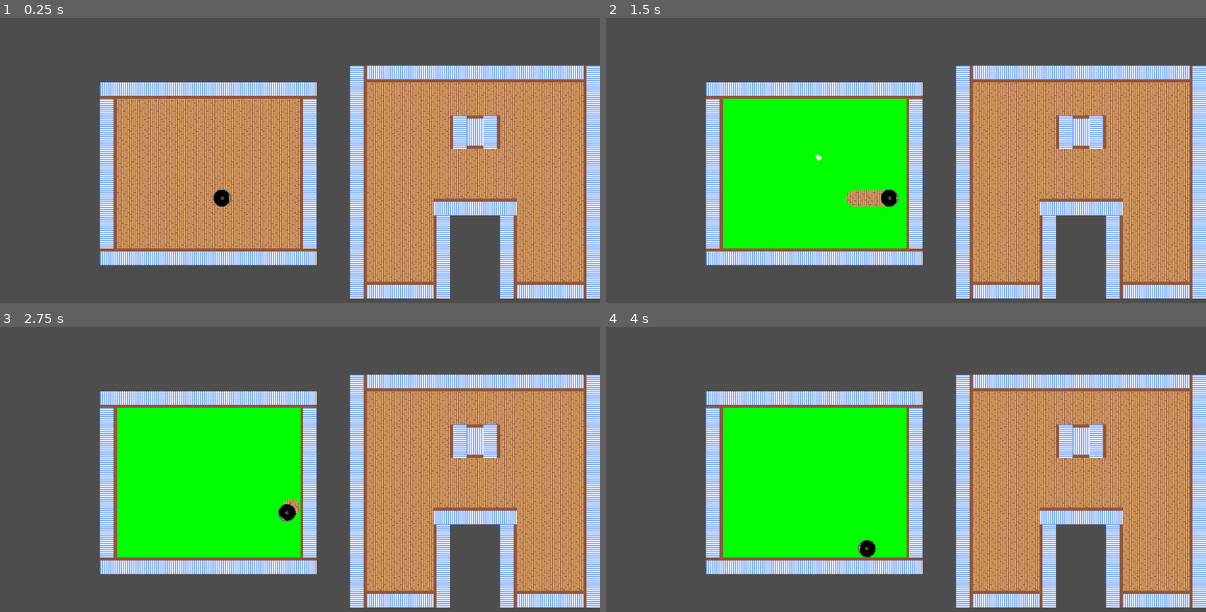
Above: before the commit, frames 1-4 (two rows, left to right).
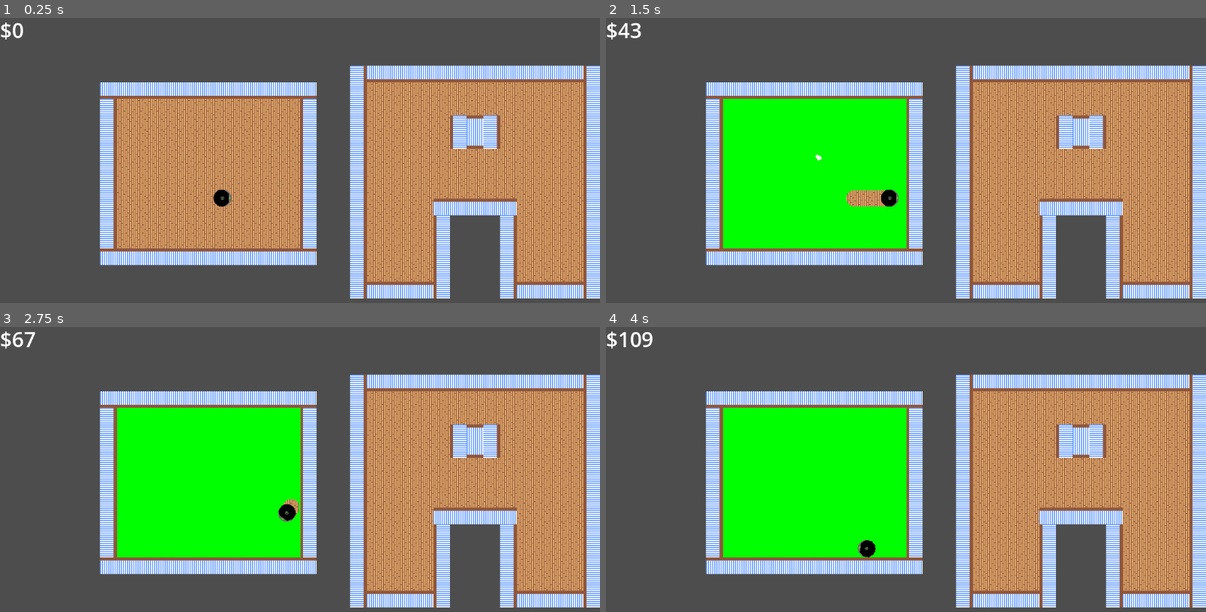
Above: after the commit, the same moments.

Repository: NatYoungren/roombot
Game: Godot game, scene res://scenes/test_level.tscn
Same seed, same stepped clock (60 frames per second), same inputs: the game is played once before the commit and once after it.
Inputs:
- Up to frame 1 (0.25 s): no input
- Up to frame 2 (1.5 s): tap Enter (ui_accept) at 0.5, 0.77 s; hold Left (ui_left) from 1.28 s (still down)
- Up to frame 3 (2.75 s): tap Enter (ui_accept) at 1.52, 2 s; release Left (ui_left) at 2.03 s
- Up to frame 4 (4 s): tap Enter (ui_accept) at 3.02, 3.77 s; hold Left (ui_left) from 3.53 s (still down)

The runs differ from the first frame. In frame 1, 0.1% of the frame differs, in the area x 0-4%, y 1-8%; in frame 2, 0.2%; in frame 3, 0.2%; in frame 4, 0.2%, in the area x 0-8%, y 1-8%.

Commit message:
Added money display

Diff:
--- a/roombot/global/state.gd
+++ b/roombot/global/state.gd
@@ -4,7 +4,12 @@
 var current_level: Node2D
 # var all_roombas: Array = []
 
-var money: float = 0.0
+var money: float:
+    set(value):
+        money = value
+        money_updated.emit(money)
+
+signal money_updated(new_amount: float)
 
 
 # TODO: Make a filth_manager, to manage multiple filth_layers.
--- a/roombot/scenes/test_level.tscn
+++ b/roombot/scenes/test_level.tscn
@@ -1,10 +1,12 @@
-[gd_scene load_steps=4 format=3 uid="uid://clbd3xh7l0wi5"]
+[gd_scene load_steps=5 format=3 uid="uid://clbd3xh7l0wi5"]
 
 [ext_resource type="PackedScene" uid="uid://pkn2ikxrwsv8" path="res://scenes/house.tscn" id="1_paw1w"]
+[ext_resource type="Script" uid="uid://dobnc4b3o76u7" path="res://scripts/test_level.gd" id="1_x4b8f"]
 [ext_resource type="PackedScene" uid="uid://dxauipst7macc" path="res://scenes/roomba_basic.tscn" id="2_j6w7d"]
 [ext_resource type="PackedScene" uid="uid://dvg8316hkghy" path="res://scenes/filth_layer.tscn" id="2_x4b8f"]
 
 [node name="test_level" type="Node2D"]
+script = ExtResource("1_x4b8f")
 
 [node name="House" parent="." instance=ExtResource("1_paw1w")]
 
@@ -14,3 +16,9 @@
 
 [node name="Roomba_Basic" parent="." instance=ExtResource("2_j6w7d")]
 position = Vector2(421, 351)
+
+[node name="Label" type="Label" parent="."]
+offset_right = 328.0
+offset_bottom = 55.0
+theme_override_font_sizes/font_size = 40
+text = "MONEY"
--- a/roombot/scripts/roomba_basic.gd
+++ b/roombot/scripts/roomba_basic.gd
@@ -31,7 +31,7 @@
 
 
 var filth_cleaned: float = 0.0 # Tally of cleaned filth (pixel opacity)
-var filth_to_money_ratio: float = 0.1 # Conversion ratio of filth cleaned to money earned
+var filth_to_money_ratio: float = 0.01 # Conversion ratio of filth cleaned to money earned
 
 
 
--- /dev/null
+++ b/roombot/scripts/test_level.gd
@@ -0,0 +1,10 @@
+extends Node2D
+
+@onready var label: Label = $Label
+
+func _ready() -> void:
+	State.money_updated.connect(update_money_label)
+	update_money_label(State.money)
+
+func update_money_label(value: float) -> void:
+	label.text = "$" + str(int(value))
Not shown, added: roombot/scripts/test_level.gd.uid
